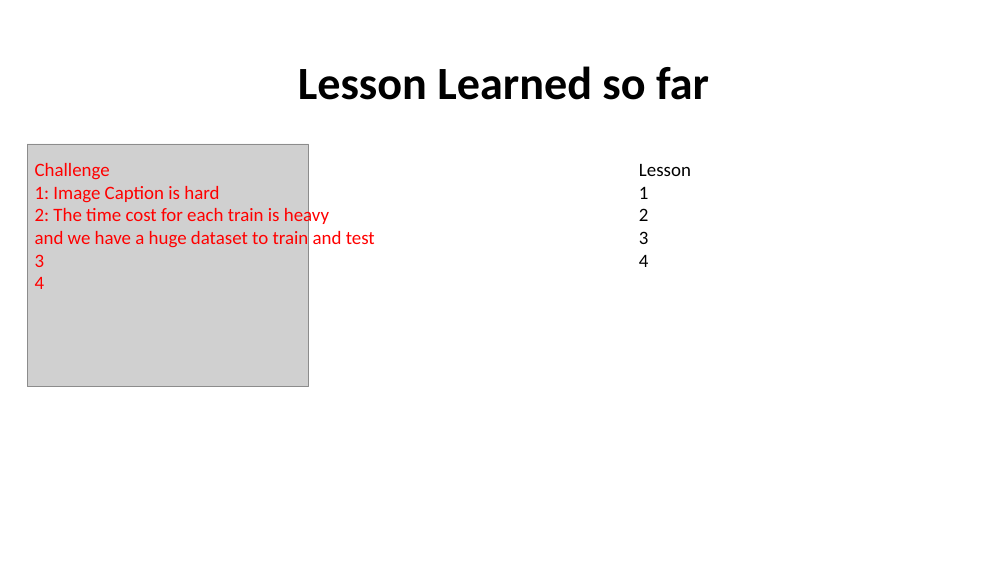
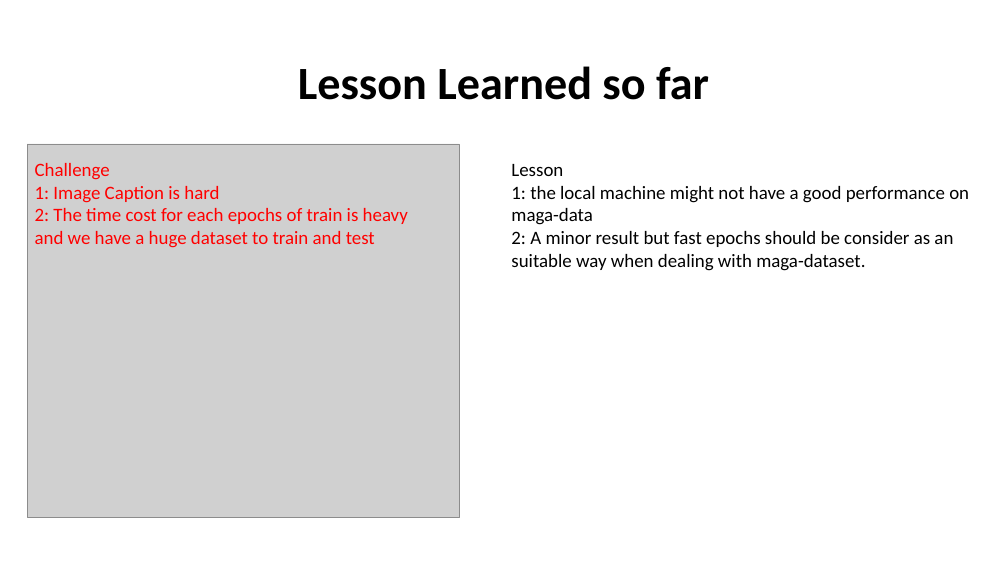
Before and after one commit to Kive1ru/CS-175-Image-Caption, a slide deck: slide 4 of project presentation (WIP).pptx. Drawn at 1008x567 pixels with LibreOffice and Linux fonts; fonts in the diff are those of the drawing; grey boxes stand for pictures. Boxes give left, top, right and bottom in pixels: in the first picture for what was removed or moved away, otherwise in the second. Text is boxed around its words. In the diff, an @@ line names an element or a change of style, - is before the commit and + after.

```diff
--- a/project presentation (WIP).pptx
+++ b/project presentation (WIP).pptx
@@ picture: place and size @@
-picture at [27,144,309,386]
+picture at [27,144,460,516]
@@ text "Lesson": place and size @@
-text "Lesson" at [639,164,691,267]
+text "Lesson" at [511,164,969,271]
@@ text at [35,208,408,224]: text changed @@
-2: The time cost for each train is heavy
+2: The time cost for each epochs of train is heavy
@@ text at [511,186,969,271]: text changed @@
-1
-2
-3
-4
+1: the local machine might not have a good performance on
+maga-data
+2: A minor result but fast epochs should be consider as an
+suitable way when dealing with maga-dataset.
@@ text at [35,254,45,289]: paragraphs removed @@
-3
-4
```
Also in this commit, not shown: 1 other slide changed, 1 slide added, 1 slide removed, 1 other file.
